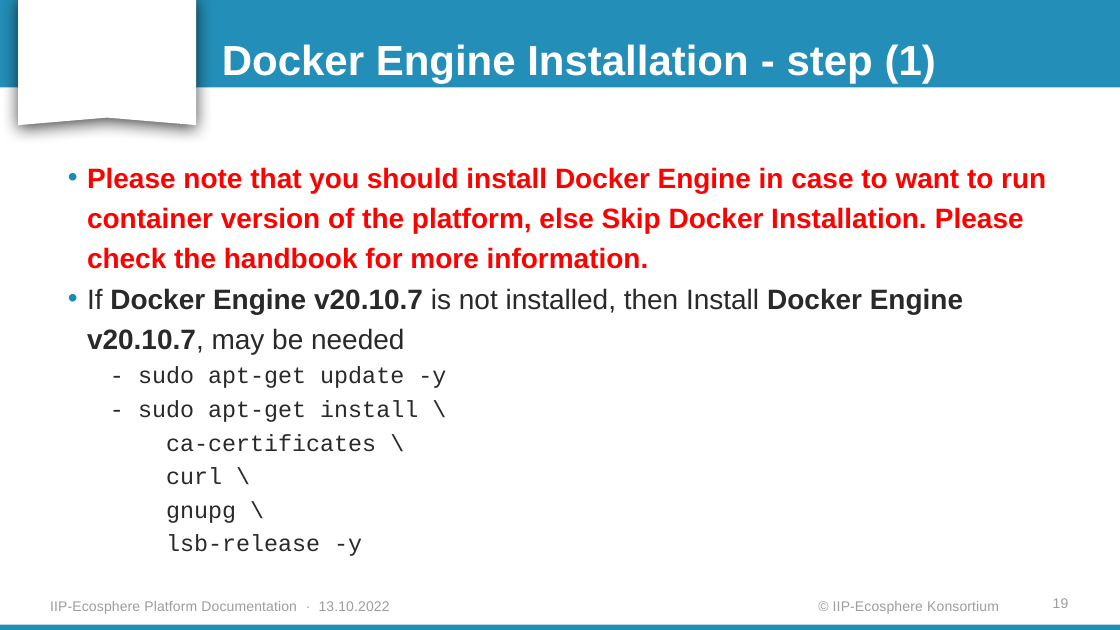
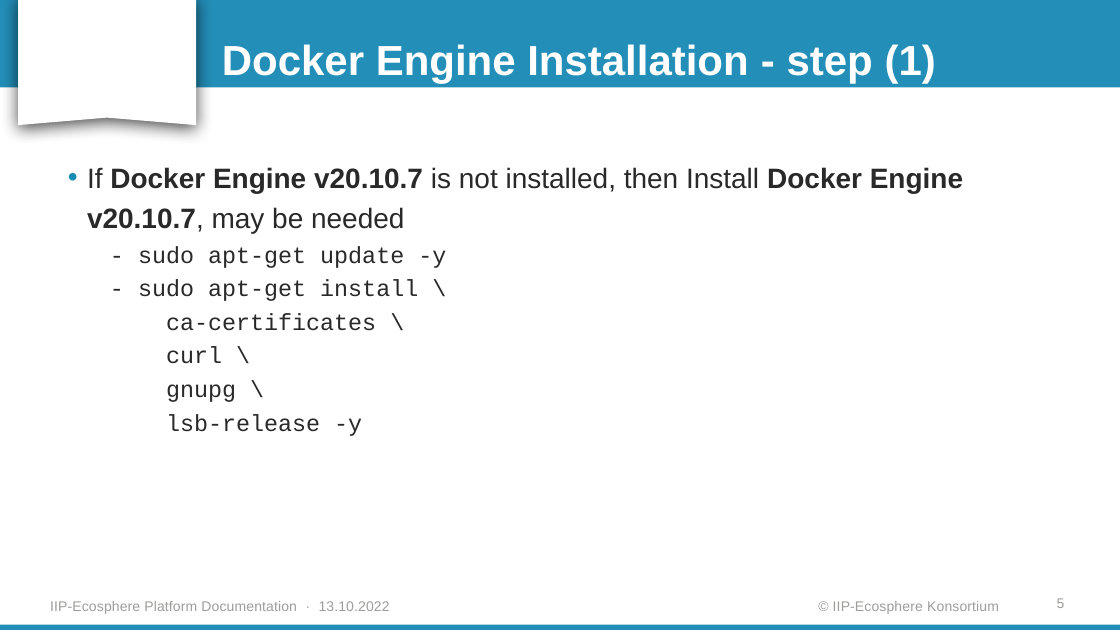
Before and after one commit to iip-ecosphere/platform, a slide deck: slide 5 of platform/documentation/Platform_Installation_Guide_for_Linux.pptx (slide 19 before the commit). Drawn at 1120x630 pixels with LibreOffice and Linux fonts; fonts in the diff are those of the drawing; background and template pictures are left out. Boxes give left, top, right and bottom in pixels: in the first picture for what was removed or moved away, otherwise in the second. Text is boxed around its words. In the diff, an @@ line names an element or a change of style, - is before the commit and + after.

Commit message:
Update the installation guide
The pre-defined Docker image and the full manual installation

```diff
--- a/platform/documentation/Platform_Installation_Guide_for_Linux.pptx
+++ b/platform/documentation/Platform_Installation_Guide_for_Linux.pptx
@@ text at box(87, 167, 1046, 269): paragraph removed @@
-• Please note that you should install Docker Engine in case to want to run container version of the platform, else Skip Docker Installation. Please check the handbook for more information.
@@ page number at box(1057, 598, 1065, 608): text changed @@
-19
+5
```
Also in this commit, not shown: 11 other slides changed, 7 slides added, 1 slide removed, 3 other files.
